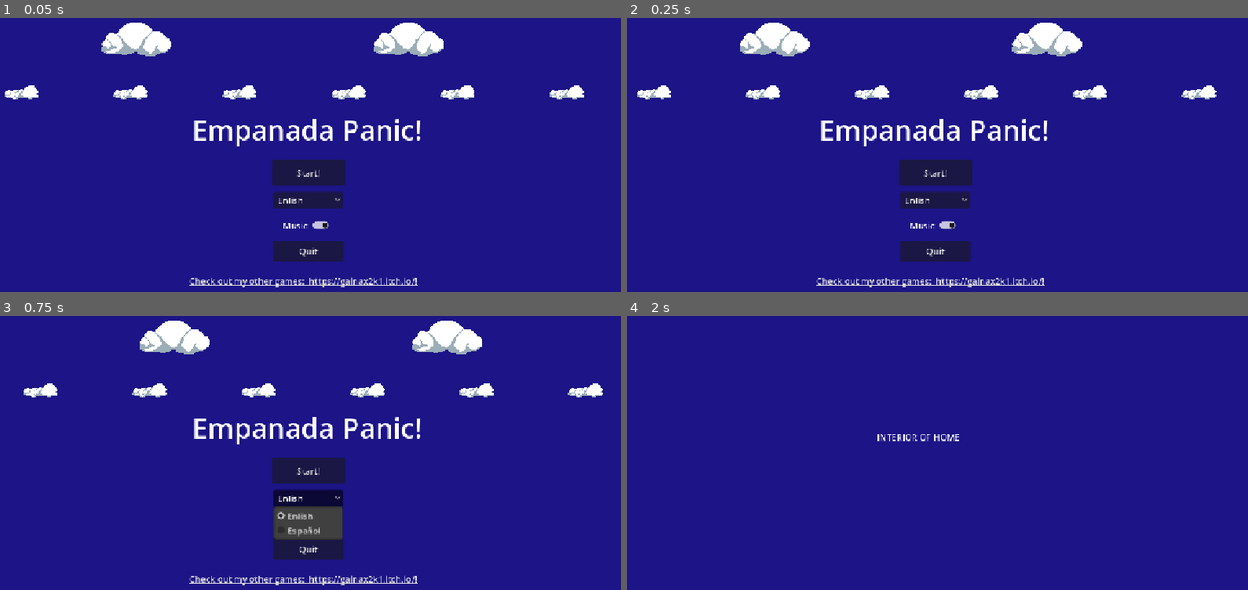
Above: before the commit, frames 1-4 (two rows, left to right).
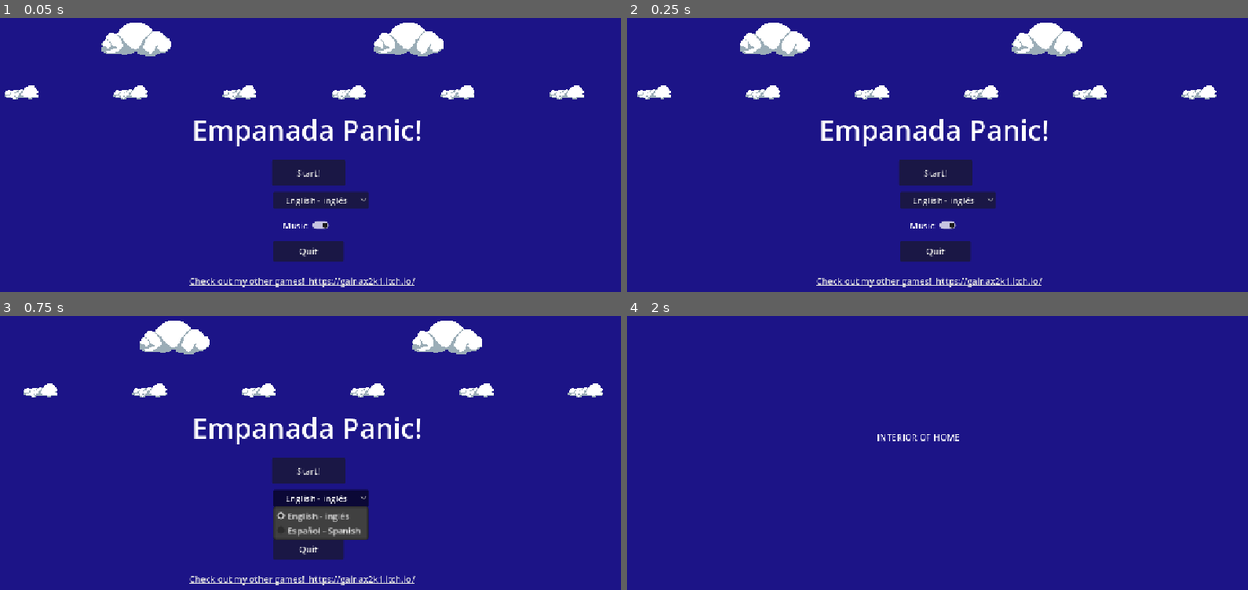
Above: after the commit, the same moments.

Repository: gainax2k1/empanada-panic
Game: Godot game, scene res://Scenes/game.tscn
Same seed, same stepped clock (60 frames per second), same inputs: the game is played once before the commit and once after it.
Inputs:
- Up to frame 1 (0.05 s): no input
- Up to frame 2 (0.25 s): no input
- Up to frame 3 (0.75 s): click "Enlish" (after the commit: "English - inglés") at 0.5 s
- Up to frame 4 (2 s): click "Start!" at 1.25 s

The runs differ from the first frame. In frame 1, 0.4% of the frame differs, in the area x 44-68%, y 63-98%; in frame 2, 0.4%; in frame 3, 1.1%; in frame 4, nothing differs.

Commit message:
beginning overworld map

Diff:
--- a/Scenes/battle.tscn
+++ b/Scenes/battle.tscn
@@ -1,6 +1,8 @@
 [gd_scene format=3 uid="uid://1h6ur6l3yqmt"]
 
 [ext_resource type="Script" uid="uid://cxtr4o7xdida" path="res://Scripts/battle.gd" id="1_w7k78"]
+[ext_resource type="Texture2D" uid="uid://cochiwby3hbtq" path="res://Graphics/Exterior/cloud_small.png" id="2_1ruyk"]
+[ext_resource type="Texture2D" uid="uid://sojnrwfmw6v3" path="res://Graphics/Exterior/cloud_large.png" id="3_1otgo"]
 
 [node name="Battle" type="Node2D" unique_id=1766313817]
 script = ExtResource("1_w7k78")
@@ -11,3 +13,23 @@
 offset_right = 507.0
 offset_bottom = 240.0
 text = "BATTLE SCREEN"
+
+[node name="FarParallax2D" type="Parallax2D" parent="Label" unique_id=1793041258]
+scroll_offset = Vector2(0, -200)
+repeat_size = Vector2(200, 0)
+autoscroll = Vector2(50, 0)
+repeat_times = 9
+
+[node name="CloudsFar" type="Sprite2D" parent="Label/FarParallax2D" unique_id=59494384]
+position = Vector2(246, 168)
+texture = ExtResource("2_1ruyk")
+
+[node name="NearParallax2D" type="Parallax2D" parent="Label" unique_id=264407820]
+scroll_offset = Vector2(0, -200)
+repeat_size = Vector2(250, 0)
+autoscroll = Vector2(100, 0)
+repeat_times = 5
+
+[node name="CloudsNear" type="Sprite2D" parent="Label/NearParallax2D" unique_id=1416025763]
+position = Vector2(254, 72)
+texture = ExtResource("3_1otgo")
--- a/Scenes/menu.tscn
+++ b/Scenes/menu.tscn
@@ -41,7 +41,7 @@
 offset_top = 506.0
 offset_right = 774.0
 offset_bottom = 564.0
-text = "Check out my other games:  https://gainax2k1.itch.io/!"
+text = "Check out my other games!  https://gainax2k1.itch.io/"
 uri = "\"https://gainax2k1.itch.io/\""
 
 [node name="Start_Button" type="Button" parent="." unique_id=337570640]
@@ -63,11 +63,12 @@
 offset_top = 354.0
 offset_right = 638.0
 offset_bottom = 385.0
+alignment = 1
 selected = 0
 item_count = 2
-popup/item_0/text = "Enlish"
+popup/item_0/text = "English - inglés"
 popup/item_0/id = 0
-popup/item_1/text = "Español"
+popup/item_1/text = "Español - Spanish"
 popup/item_1/id = 1
 
 [node name="Button_Click" type="AudioStreamPlayer2D" parent="." unique_id=1226036360]
--- a/project_time_tracker.json
+++ b/project_time_tracker.json
@@ -1,7 +1,7 @@
 {
-  "2D": 3014.494,
+  "2D": 3517.777,
   "AFK": 232.139,
   "Documentation": 211.744,
-  "Game": 593.151,
-  "Script": 12410.147
+  "Game": 693.453,
+  "Script": 12489.542
 }
Binary file added: Graphics/Exterior/world_map_spritesheet.aseprite
Not shown, changed: README.md
